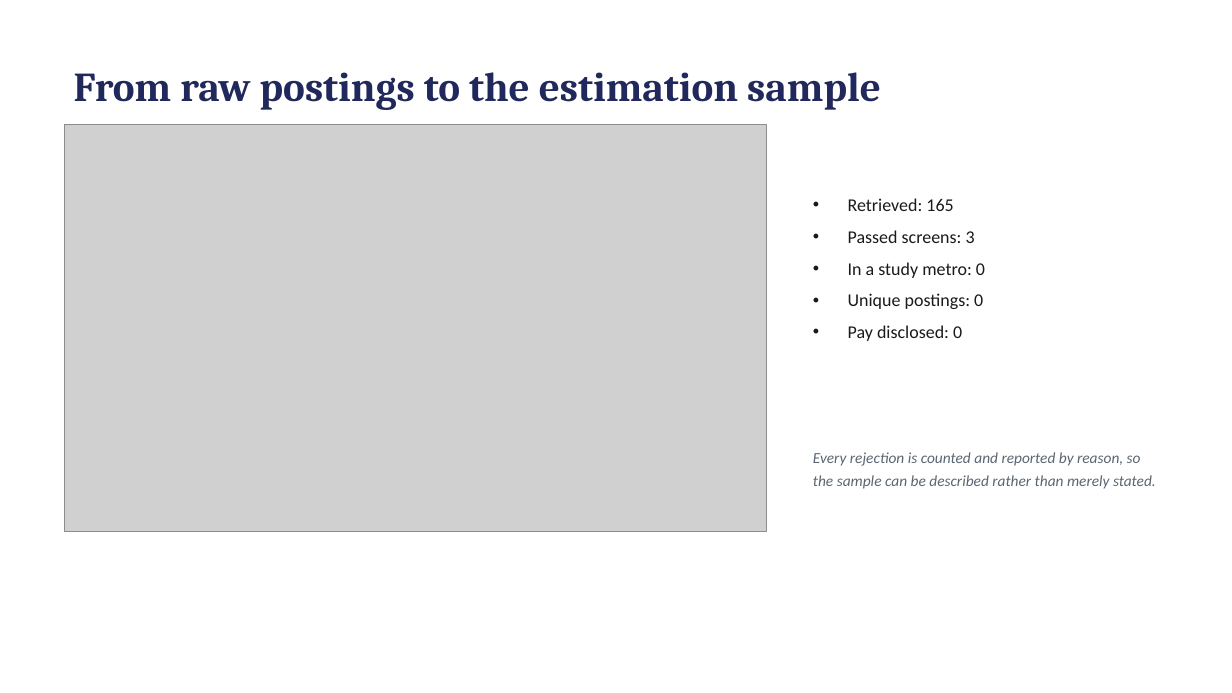
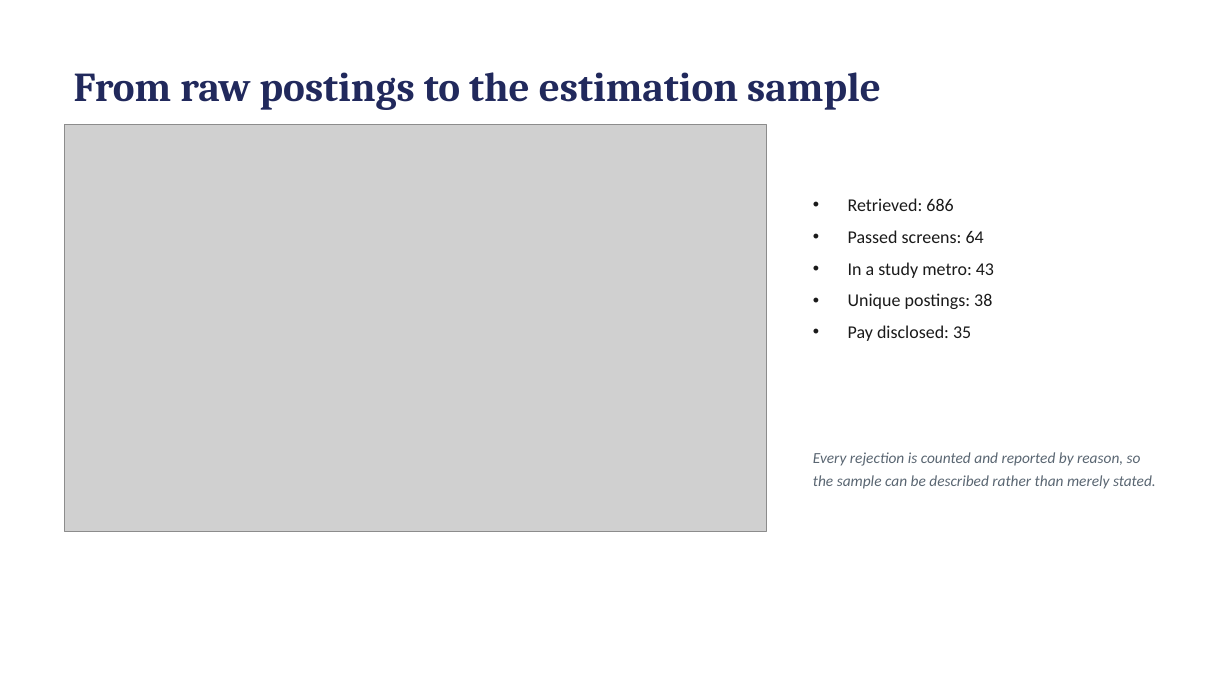
Before and after one commit to hendeal-cyber/Modern-Labor-Market-Data-Submission, a slide deck: slide 5 of paper/presentation.pptx. Drawn at 1232x693 pixels with LibreOffice and Linux fonts; fonts in the diff are those of the drawing; grey boxes stand for pictures. Boxes give left, top, right and bottom in pixels: in the first picture for what was removed or moved away, otherwise in the second. Text is boxed around its words. In the diff, an @@ line names an element or a change of style, - is before the commit and + after.

```diff
--- a/paper/presentation.pptx
+++ b/paper/presentation.pptx
@@ text at [848, 198, 994, 341]: text changed @@
-• Retrieved: 165
-• Passed screens: 3
-• In a study metro: 0
-• Unique postings: 0
-• Pay disclosed: 0
+• Retrieved: 686
+• Passed screens: 64
+• In a study metro: 43
+• Unique postings: 38
+• Pay disclosed: 35
```
Also in this commit, not shown: 1 slide added, 1 slide removed, 7 other files.
